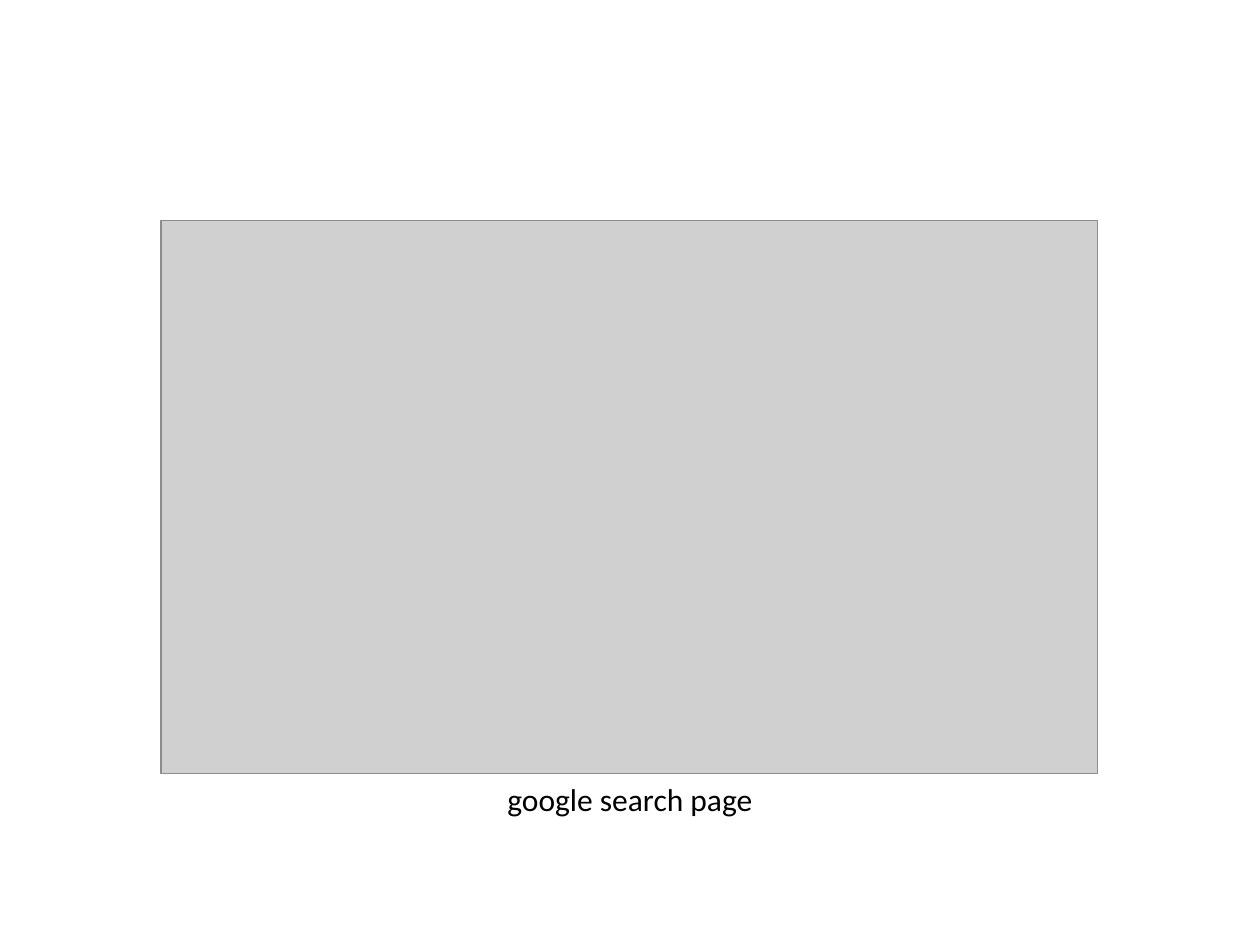
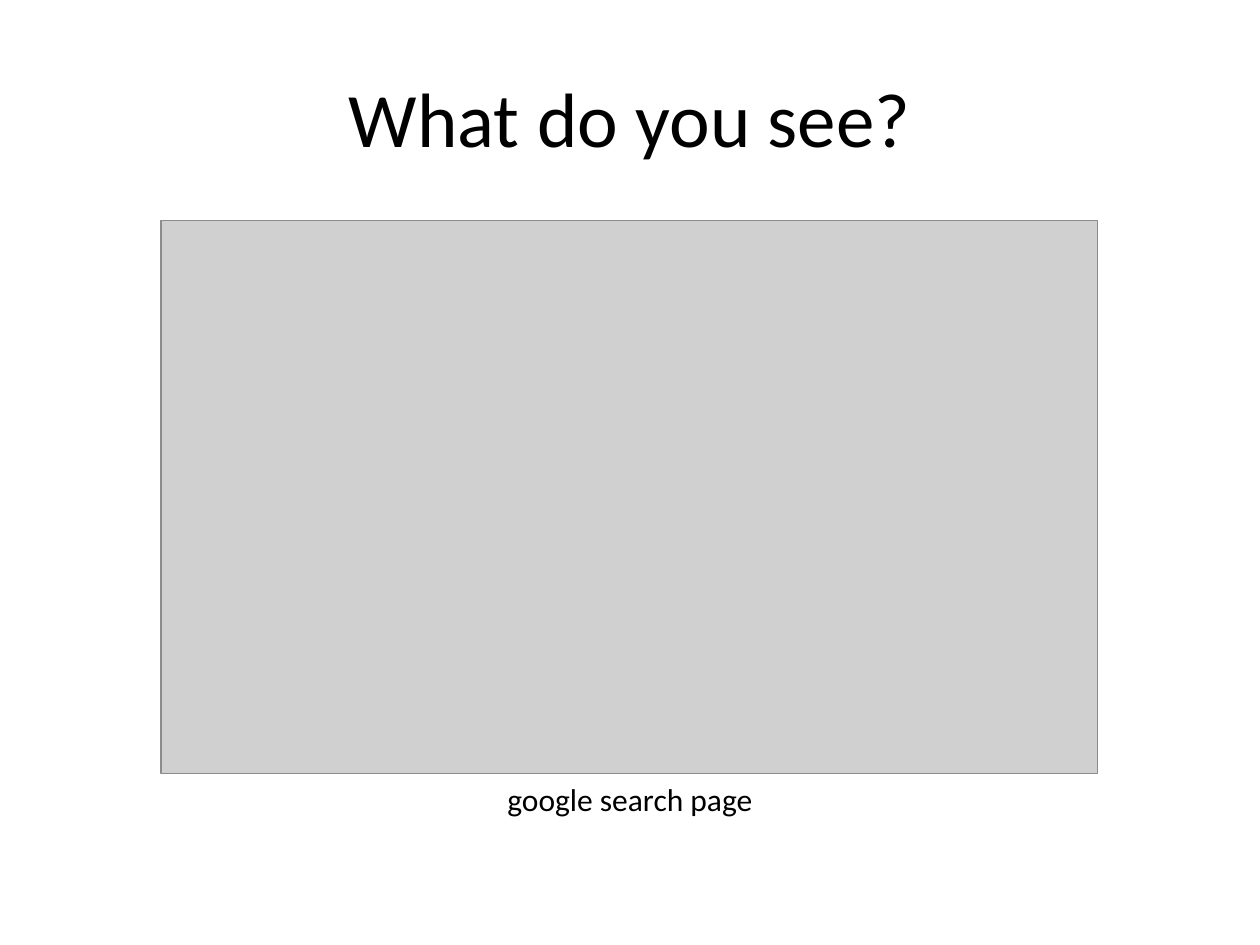
Before and after one commit to mr-eggleton/web-lit-core, a slide deck: slide 8 of powerpoints/06-design-on-the-web.pptx (slide 6 before the commit). Drawn at 1260x945 pixels with LibreOffice and Linux fonts; fonts in the diff are those of the drawing; grey boxes stand for pictures. Boxes give left, top, right and bottom in pixels: in the first picture for what was removed or moved away, otherwise in the second. Text is boxed around its words. In the diff, an @@ line names an element or a change of style, - is before the commit and + after.

```diff
--- a/powerpoints/06-design-on-the-web.pptx
+++ b/powerpoints/06-design-on-the-web.pptx
@@ title added at [349,93,910,160], 44 pt, text #000000 @@
+What do you see?
```
Also in this commit, not shown: 7 other slides changed, 3 slides added, 2 slides removed, 3 other files.
